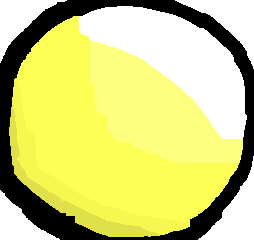
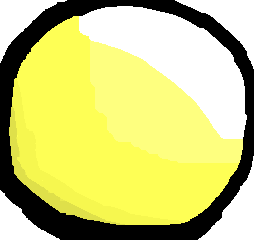
Layers edited between the first and the second w=254, h=240 image:
painted on "Paint Layer 1" over [left=66, top=215, right=190, bottom=237]
